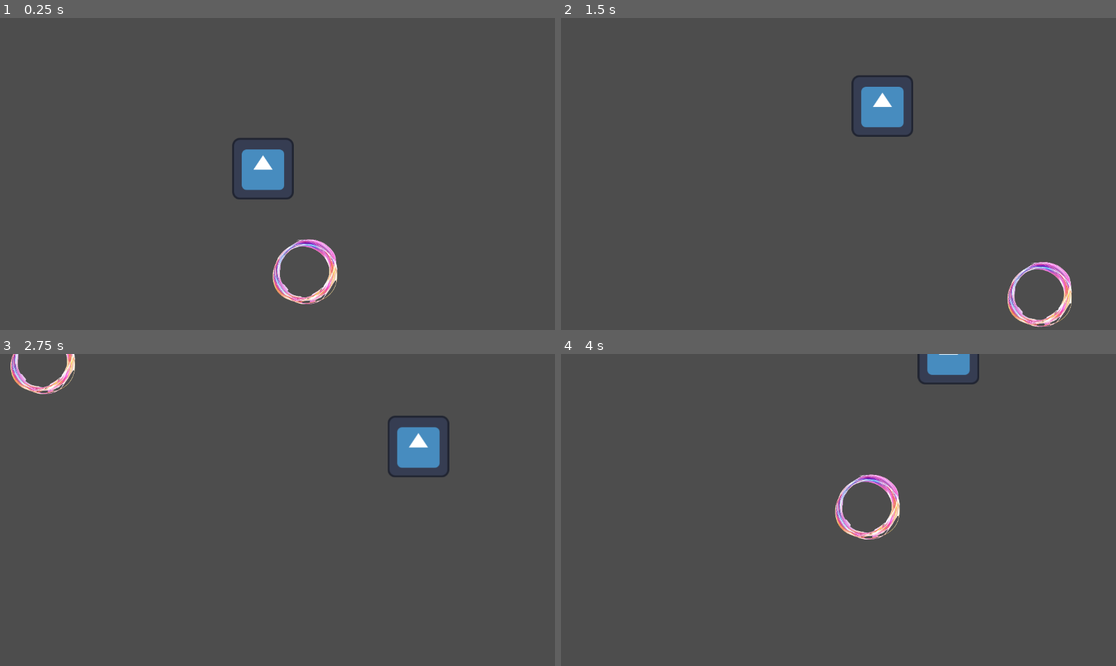
Above: before the commit, frames 1-4 (two rows, left to right).
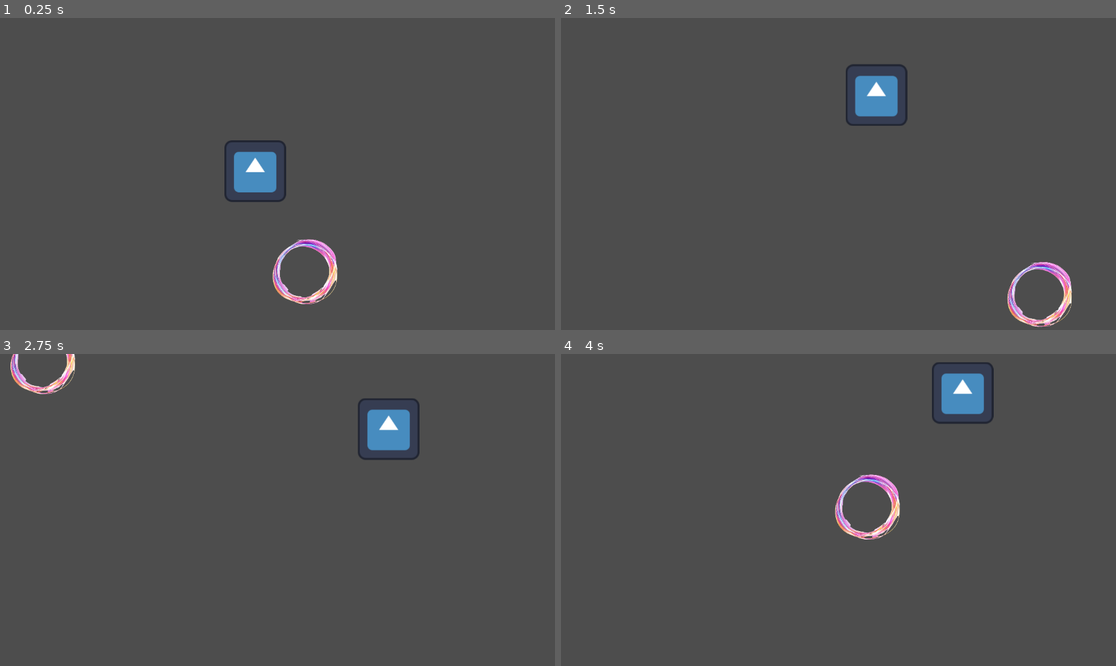
Above: after the commit, the same moments.

Repository: cc413323/ball
Game: Godot game, scene res://scenes/main.tscn
Two runs of this game, one before a commit and one after it. Both use one fixed random seed, a clock stepped at 60 frames per second and the inputs below. The engine's default icon, where the game draws it, is replaced by a stand-in: a white triangle on a blue panel in a dark square.
Inputs:
- Up to frame 1 (0.25 s): no input
- Up to frame 2 (1.5 s): hold Right (ui_right) 0.53-1.28 s; hold Down (ui_down) from 1.28 s (still down)
- Up to frame 3 (2.75 s): release Down (ui_down) at 2.03 s; hold Right (ui_right) from 2.03 s (still down)
- Up to frame 4 (4 s): release Right (ui_right) at 2.78 s; hold Up (ui_up) 2.78-3.53 s; hold Left (ui_left) from 3.53 s (still down)

The runs differ from the first frame. In frame 1, 1.1% of the frame differs, in the area x 40-53%, y 38-60%; in frame 2, 1.4%; in frame 3, 2.1%, in the area x 64-81%, y 14-40%; in frame 4, 1.8%.
Error in both runs: Attempt to call function 'seek_end' in base 'null instance' on a null instance. (res://scripts/data_collection.gd:68)

Commit message:
added modifications so that bot doesnt keep moving while nothing's too close. it still loves to move upwards

Diff:
--- a/scripts/bot_manager.gd
+++ b/scripts/bot_manager.gd
@@ -78,7 +78,13 @@
 # --- Main movement loop ---
 func _physics_process(delta):
 	var features = compute_features(global_position, rotation, ball.global_position)
+	if features[0] < 0.05:  # distance already normalized
+		velocity = Vector2.ZERO
+		move_and_slide()
+		return
 	var move_vec = predict_move(features)
+	if move_vec.length() < 0.2:
+		move_vec = Vector2.ZERO
 	#move_vec = snap_8_directions(move_vec)
 
 	move_vec = move_vec.normalized() * speed
@@ -99,3 +105,6 @@
 		move_vec.y += 1
 	if global_position.y > screen.y - margin:
 		move_vec.y -= 1
+
+	if move_vec.length() < 0.1:
+		move_vec = Vector2.ZERO
--- a/scripts/data_collection.gd
+++ b/scripts/data_collection.gd
@@ -31,7 +31,7 @@
 	dot_forward_ball = forward.dot(vector_to_ball.normalized())
 	cross_forward_ball = forward.cross(vector_to_ball.normalized())
 
-	if trainer.direction.length() > 0.1:
+	if trainer.direction.length() > 0.1 or randf() < 0.1:
 		save_game()
 
 
